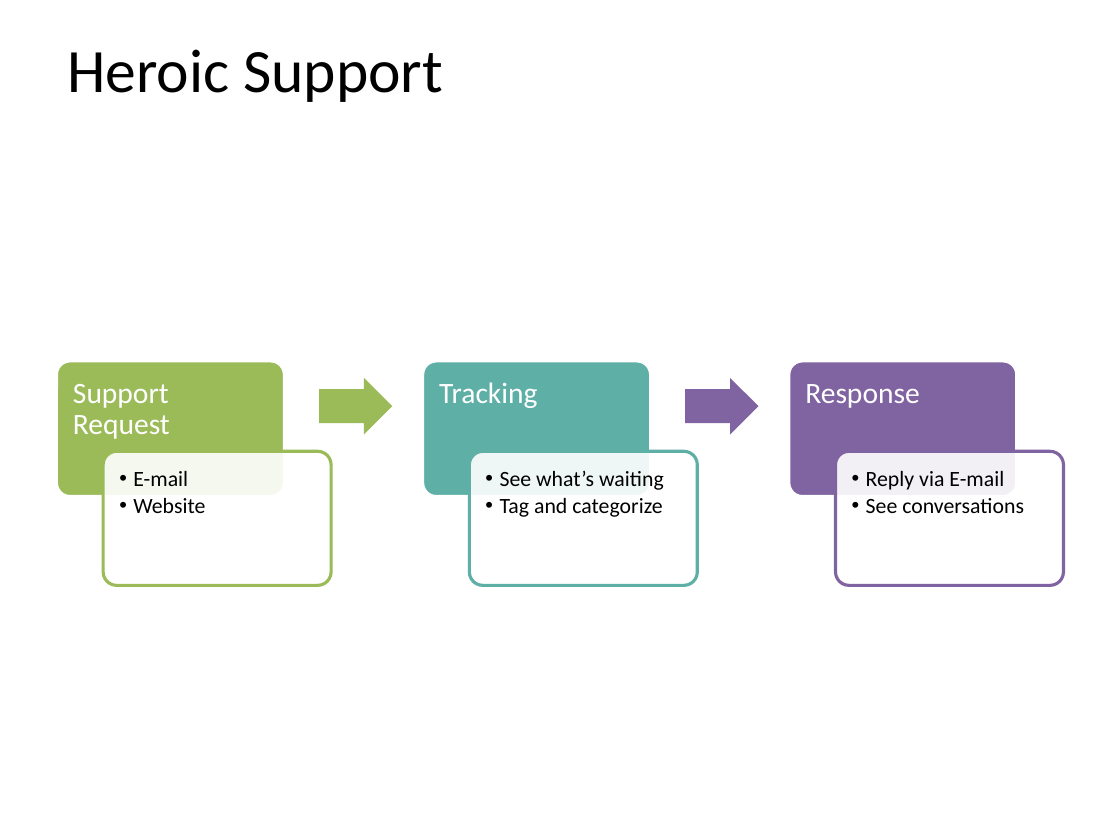
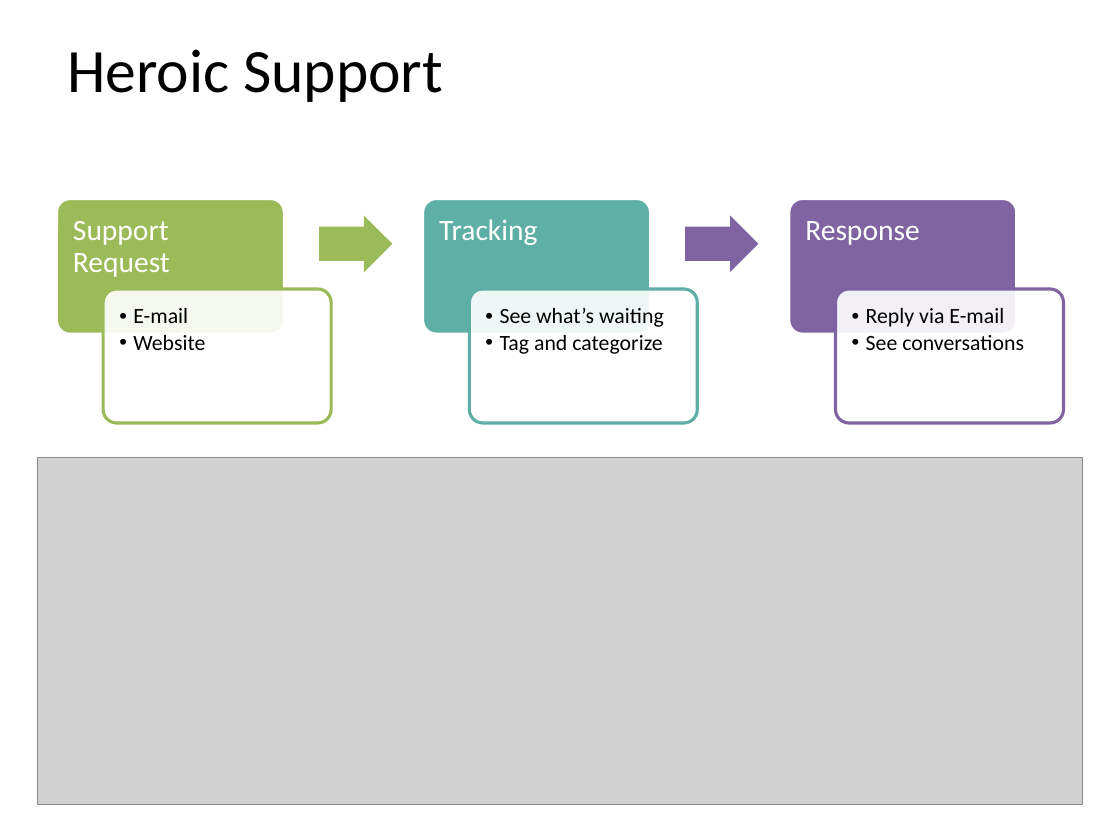
Before and after one commit to MattHoneycutt/Presentations, a slide deck: slide 13 of ASPNETMVCInTheCloudWithAppHarbor/Presentation.pptx. Drawn at 1120x840 pixels with LibreOffice and Linux fonts; fonts in the diff are those of the drawing; grey boxes stand for pictures. Boxes give left, top, right and bottom in pixels: in the first picture for what was removed or moved away, otherwise in the second. Text is boxed around its words. In the diff, an @@ line names an element or a change of style, - is before the commit and + after.

```diff
--- a/ASPNETMVCInTheCloudWithAppHarbor/Presentation.pptx
+++ b/ASPNETMVCInTheCloudWithAppHarbor/Presentation.pptx
@@ 6 texts, 3 rounded rectangles: place and size @@
-6 texts, 3 rounded rectangles at bbox=[56, 361, 1024, 517]
+6 texts, 3 rounded rectangles at bbox=[56, 198, 1024, 354]
@@ 3 rounded rectangles, 2 right arrows: place and size @@
-3 rounded rectangles, 2 right arrows at bbox=[103, 377, 1064, 586]
+3 rounded rectangles, 2 right arrows at bbox=[103, 215, 1064, 423]
@@ picture added at bbox=[37, 457, 1082, 804] @@
```
Also in this commit, not shown: 3 other slides changed, 1 slide added, 1 other file.
